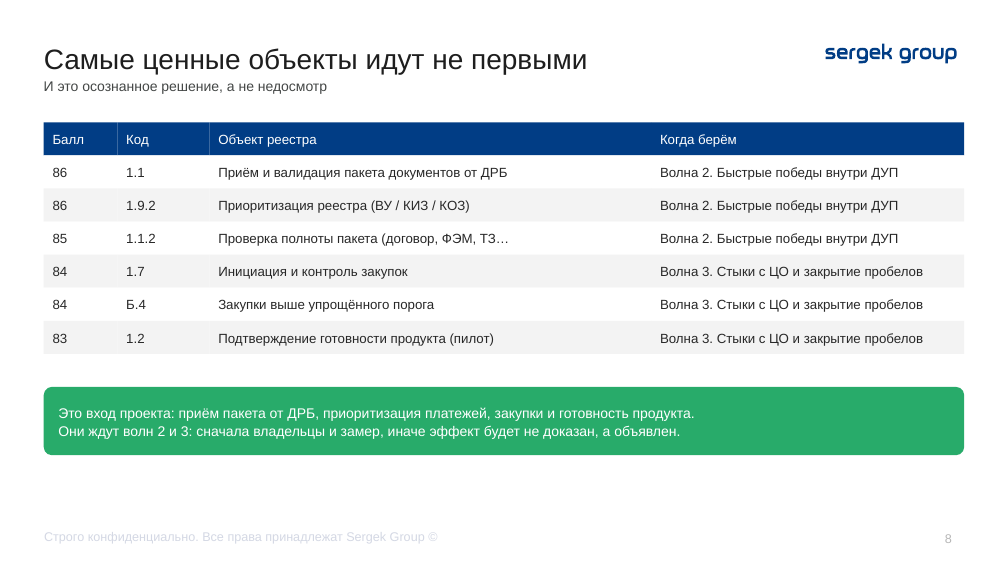
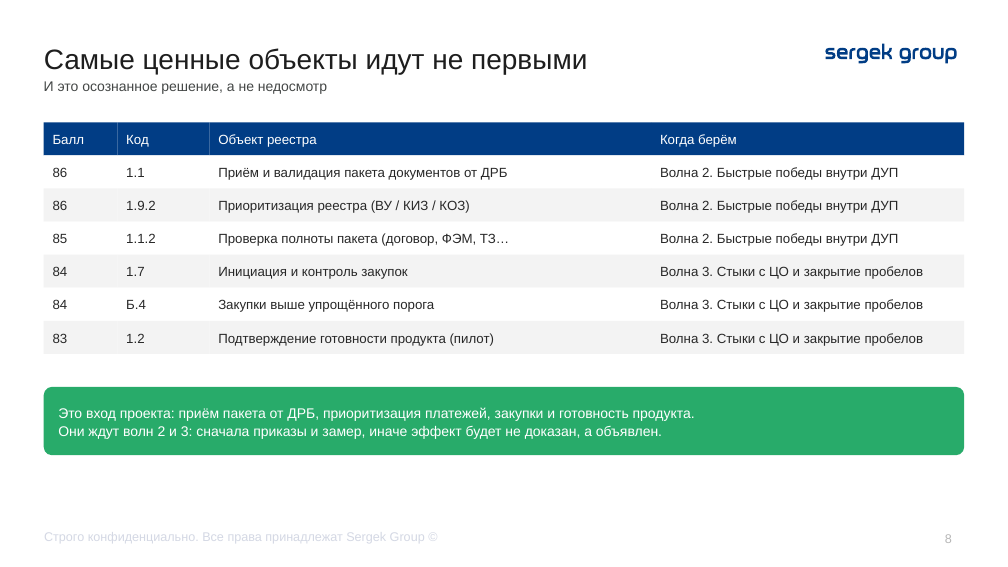
Before and after one commit to TemeshevProject/SG-DUP-Project, a slide deck: slide 8 of dup_project/02_Презентация/ДУП_Приоритеты_реинжиниринга_презентация.pptx. Drawn at 1008x567 pixels with LibreOffice and Linux fonts; fonts in the diff are those of the drawing. Boxes give left, top, right and bottom in pixels: in the first picture for what was removed or moved away, otherwise in the second. Text is boxed around its words. In the diff, an @@ line names an element or a change of style, - is before the commit and + after.

```diff
--- a/dup_project/02_Презентация/ДУП_Приоритеты_реинжиниринга_презентация.pptx
+++ b/dup_project/02_Презентация/ДУП_Приоритеты_реинжиниринга_презентация.pptx
@@ text in rounded rectangle at (x1=58, y1=426, x2=662, y2=439): text changed @@
-Они ждут волн 2 и 3: сначала владельцы и замер, иначе эффект будет не доказан, а объявлен.
+Они ждут волн 2 и 3: сначала приказы и замер, иначе эффект будет не доказан, а объявлен.
```
Also in this commit, not shown: 7 other slides changed, 9 other files.
